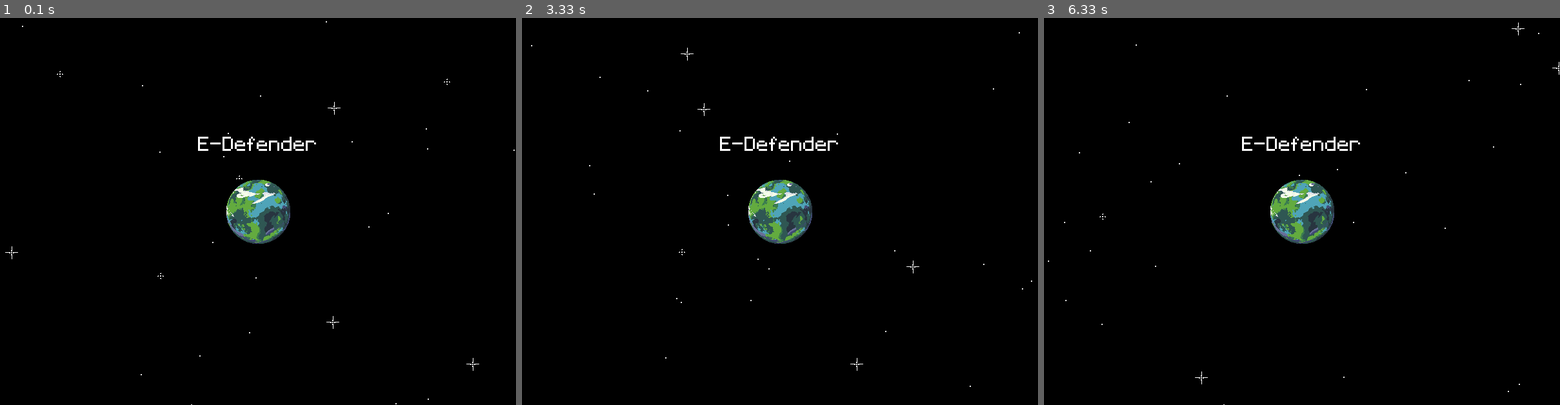
Above: before the commit, frames 1-3 (left to right).
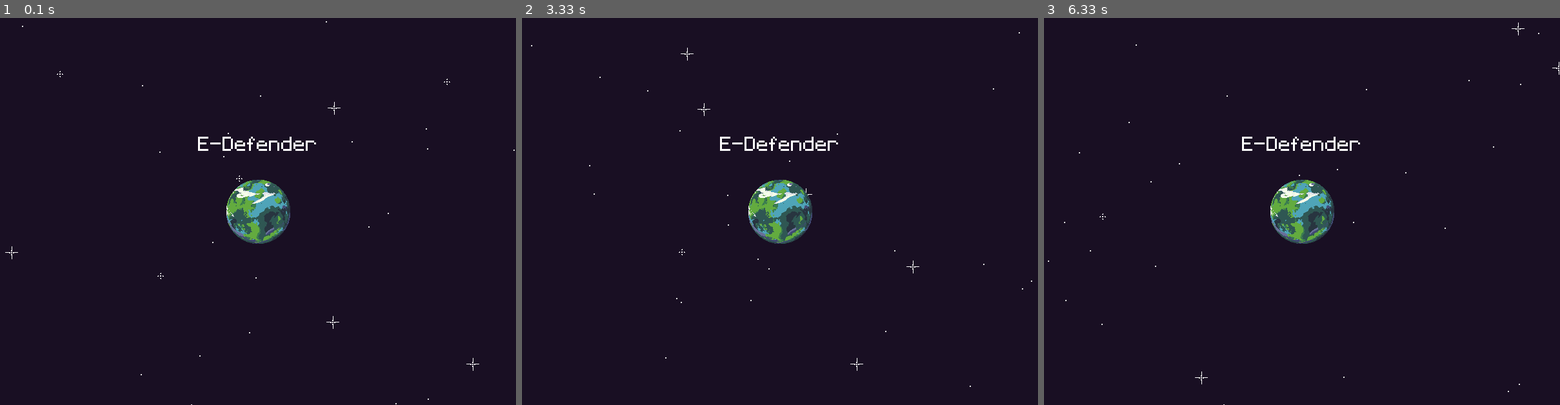
Above: after the commit, the same moments.

Repository: FrenkenFlores/YandexPyGameProject
Game: pygame game, started from main.py
The game is run twice, just before and just after one commit, with the same random seed, the same clock (stepped at 60 frames per second) and the same inputs.
Inputs:
- Up to frame 1 (0.1 s): no input
- Up to frame 2 (3.33 s): no input
- Up to frame 3 (6.33 s): no input

The runs differ from the first frame. In frame 1, 98% of the frame differs, in the area x 0-100%, y 0-100%; in frame 2, 98%; in frame 3, 98%.

Commit message:
update #5: enable alpha
Signed-off-by: FrenkenFlores <saifualdin.evloev@gmail.com>

Diff:
--- a/main.py
+++ b/main.py
@@ -10,10 +10,10 @@
 
 def update_background():
     space_surface = pygame.Surface((WIDTH, HEIGHT))
-    space_surface.fill(color=(0, 0, 0))
-    stars_surface = [pygame.image.load("graphics/star_0.png").convert()] * 10 + [
-        pygame.image.load("graphics/star_1.png").convert(),
-        pygame.image.load("graphics/star_2.png").convert()
+    space_surface.fill(color=(25, 15, 35))
+    stars_surface = [pygame.image.load("graphics/star_0.png").convert_alpha()] * 10 + [
+        pygame.image.load("graphics/star_1.png").convert_alpha(),
+        pygame.image.load("graphics/star_2.png").convert_alpha()
     ]
     stars_number = 30
     stars_density = 1
@@ -34,7 +34,7 @@
     tmp_time = time.time()
     # Create a regular surface.
     update_background()
-    earth_surface = pygame.image.load("graphics/earth.png").convert()
+    earth_surface = pygame.image.load("graphics/earth.png").convert_alpha()
     title_text = pygame.font.Font("fonts/Pixeltype.ttf", 50)
     title_text_surface = title_text.render('E-Defender', False, (255, 255, 255))
 
